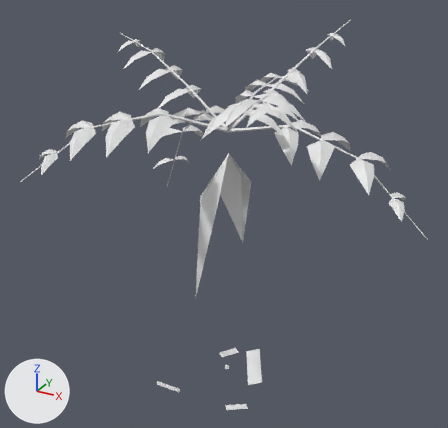
The OBJ model game/assets/models/plants/SM_Plant_TreeFernLeaning_Leaf_LOD2.obj: old version first, new version second.
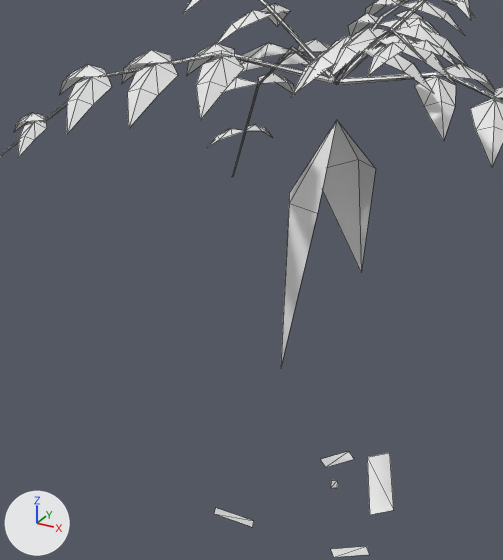
Each version is shown whole from a 50 mm lens placed at (4.39, -8.12, 7.35), pointed at (-0.12, 0.07, 3.25), then close up on the part from 7% to 73% of the width and 19% to 96% of the height. The axes (+X, +Y, +Z) are drawn at lower left. The lights are the same throughout. The last two pictures show the newer version. The close-ups show mesh edges as thin lines. Where no turn or scale is listed for an object, it has been applied to the vertices. Vertices at exactly the same position are counted once.

Names of what the first close-up shows: 'SM_Plant_TreeFernLeaning_Leaf_LOD2'.
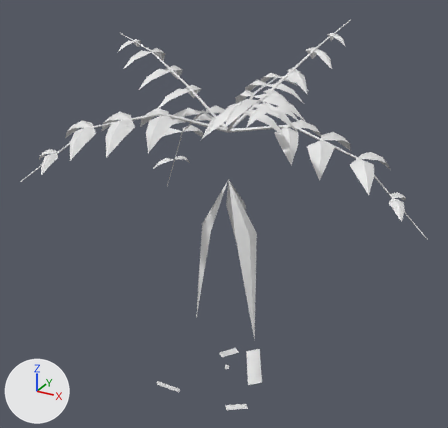
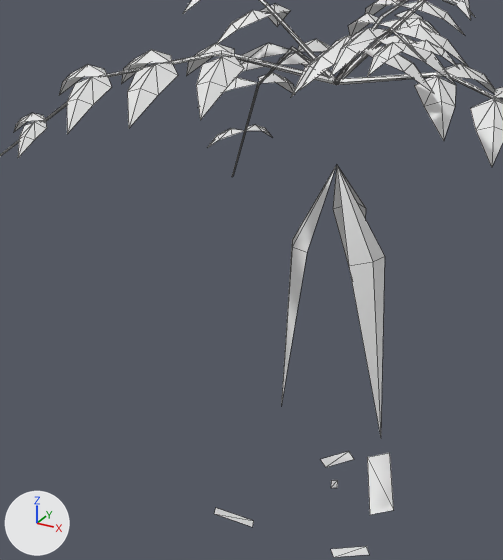
Location of each change, [x1, y1, x2, y2] in pixels of the close-ups (503 x 560 px):
part 1 of me_sm_plant_treefernleaning_leaf_lod2, reshaped: before [281, 120, 376, 365]; after [281, 166, 385, 436]

The change, as a diff of the scene's bpy script:
```diff
--- a/game/assets/models/plants/SM_Plant_TreeFernLeaning_Leaf_LOD2.obj.py
+++ b/game/assets/models/plants/SM_Plant_TreeFernLeaning_Leaf_LOD2.obj.py
@@ me_sm_plant_treefernleaning_leaf_lod2 @@
 # used by ob_sm_plant_treefernleaning_leaf_lod2; location = (0.0, 0.0, 0.0)
 # verts and faces of me_sm_plant_treefernleaning_leaf_lod2; kept vertices keep their numbers, new ones are numbered from 561
 # before: 552 (0.0, 0.0, 4.34) at pixel (336, 119), 553 (-0.44, -0.13, 3.58) at pixel (289, 193), 554 (-0.22, -0.49, 3.65) at pixel (289, 203), 555 (0.08, -0.5, 3.61) at pixel (317, 213), 556 (-0.28, -0.61, 1.95)
 # before: 557 (0.24, 0.34, 3.79) at pixel (375, 168), 558 (0.01, 0.43, 3.81) at pixel (358, 159), 559 (-0.32, 0.14, 3.73), 560 (0.01, 0.52, 2.56) at pixel (361, 272)
-me_sm_plant_treefernleaning_leaf_lod2.from_pydata(...)  # 561 vertices, 662 faces; spans x -2.61..3.09, y -2.25..2.63, z -0.11..6.3
+me_sm_plant_treefernleaning_leaf_lod2.from_pydata(...)  # 565 vertices, 666 faces; spans x -2.61..3.09, y -2.25..2.63, z -0.11..6.3
+# me_sm_plant_treefernleaning_leaf_lod2 part 1
+verts[552] = (0.0, 0.0, 3.91)  # moved, pixel (336, 164)
+verts[560] = (0.01, 0.52, 2.13)  # moved
+verts[553] = (-0.33, -0.28, 3.17)  # moved, pixel (292, 240)
+verts[554] = (-0.21, -0.47, 3.21)  # moved, pixel (292, 246)
+verts[555] = (-0.05, -0.48, 3.19)  # moved, pixel (307, 252)
+verts[556] = (-0.28, -0.61, 1.51)  # moved, pixel (281, 406)
+verts[557] = (0.13, 0.36, 3.36)  # moved, pixel (365, 208)
+verts[558] = (0.0, 0.4, 3.37)  # moved, pixel (356, 202)
+verts[559] = (-0.17, 0.25, 3.33)  # moved, pixel (332, 209)
+verts[561] = (0.35, -0.4, 3.11)  # pixel (348, 265)
+verts[562] = (0.53, -0.28, 3.15)  # pixel (372, 261)
+verts[563] = (0.55, -0.08, 3.12)  # pixel (384, 256)
+verts[564] = (0.7, -0.37, 1.32)
+faces += [(552, 561, 562), (552, 562, 563), (561, 564, 562), (562, 564, 563)]
```
